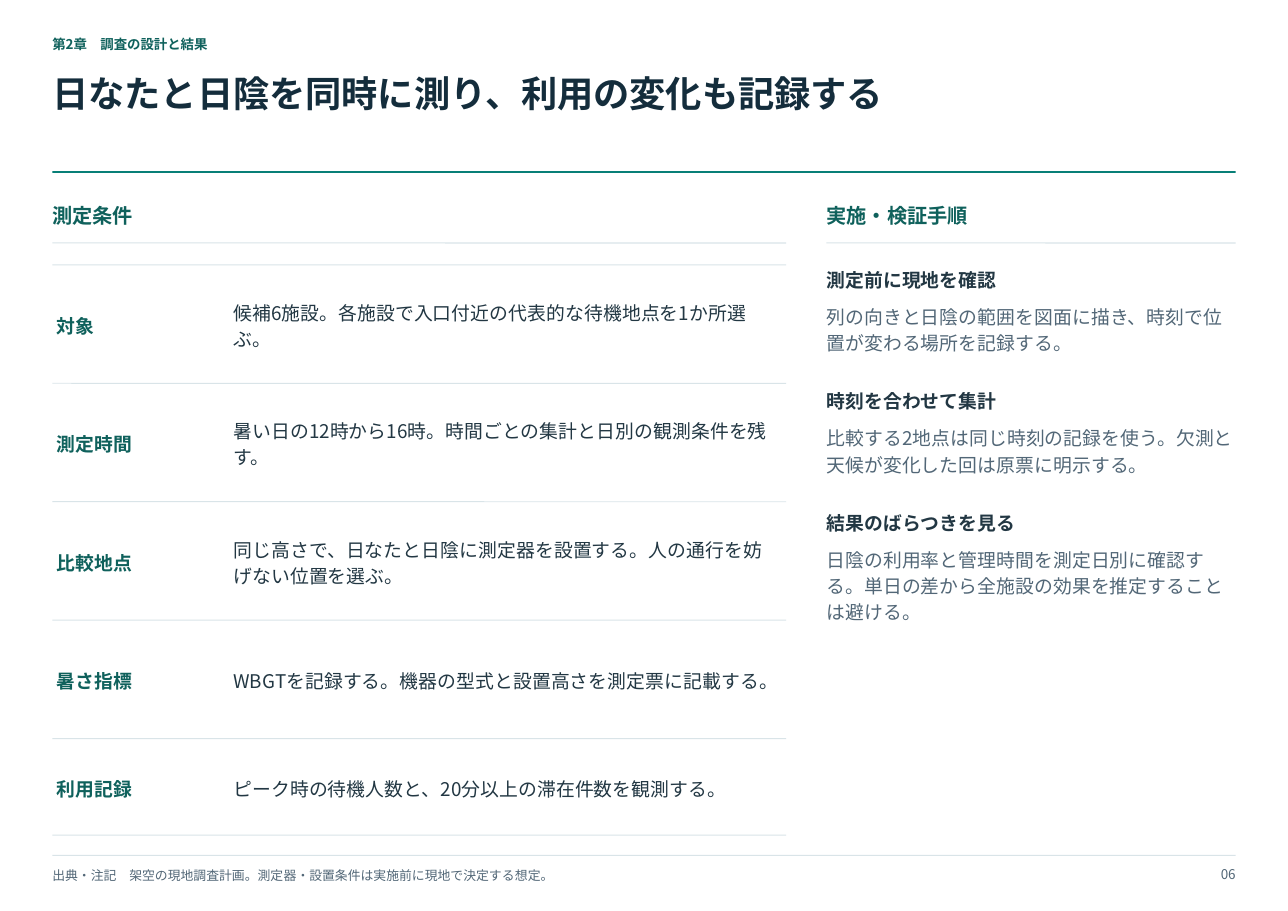
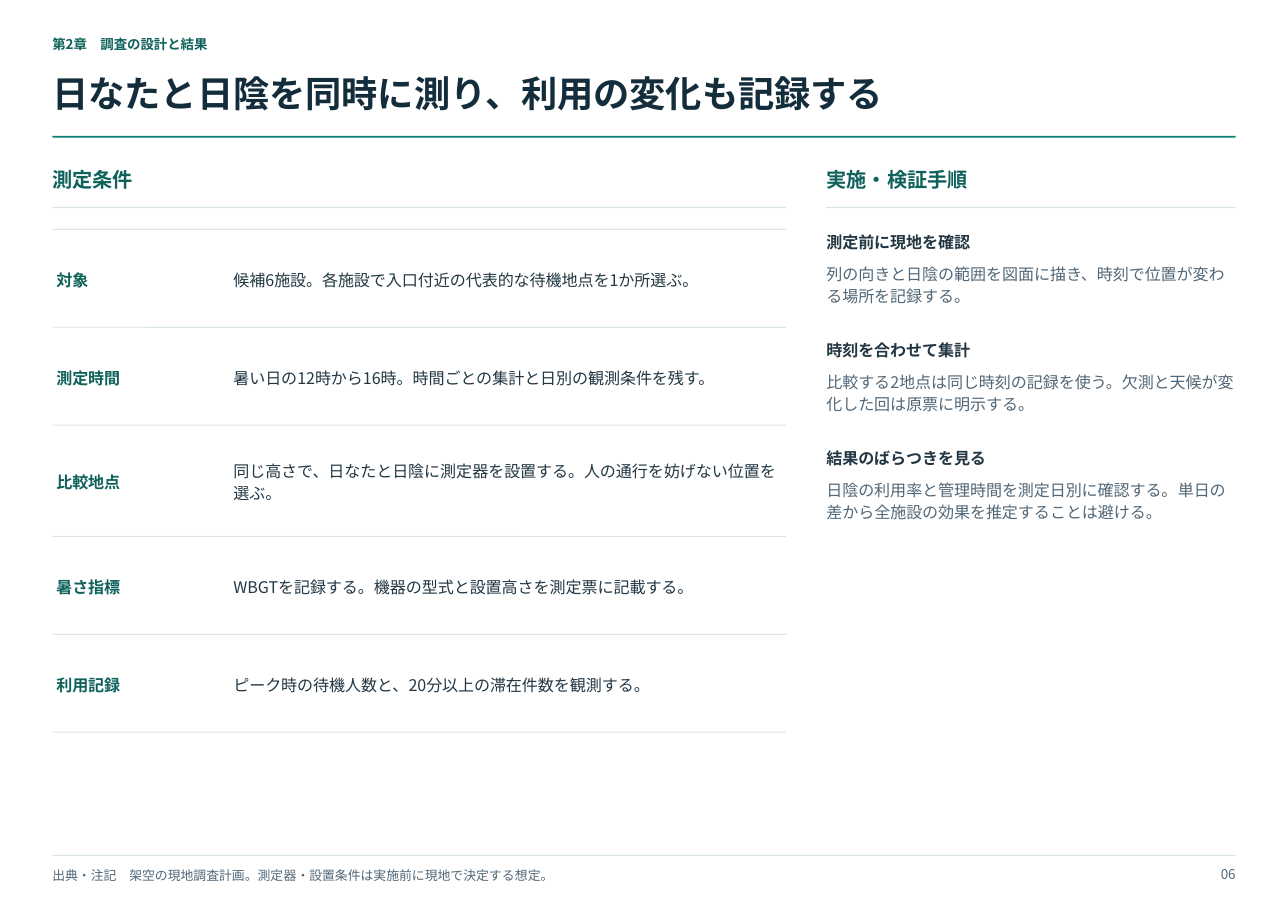
Before and after one commit to sibyl2501/consulting-pptx-templates, a slide deck: slide 6 of consulting_layout_examples.pptx. Drawn at 1288x911 pixels with LibreOffice and Linux fonts; fonts in the diff are those of the drawing. Boxes give left, top, right and bottom in pixels: in the first picture for what was removed or moved away, otherwise in the second. Text is boxed around its words. In the diff, an @@ line names an element or a change of style, - is before the commit and + after.

```diff
--- a/consulting_layout_examples.pptx
+++ b/consulting_layout_examples.pptx
@@ 4 lines, 2 texts: place and size @@
-4 lines, 2 texts at bbox=[52, 172, 1236, 264]
+4 lines, 2 texts at bbox=[52, 137, 1236, 229]
@@ text "対象": place and size @@
-text "対象" at bbox=[56, 317, 94, 335]
+text "対象" at bbox=[56, 272, 88, 288]
@@ text "候補6施設。各施設で入口付近の代表的な待機地点を1か所選ぶ。": place and size @@
-text "候補6施設。各施設で入口付近の代表的な待機地点を1か所選ぶ。" at bbox=[233, 304, 746, 347]
+text "候補6施設。各施設で入口付近の代表的な待機地点を1か所選ぶ。" at bbox=[233, 272, 698, 288]
@@ text "測定前に現地を確認": place and size @@
-text "測定前に現地を確認" at bbox=[826, 271, 996, 289]
+text "測定前に現地を確認" at bbox=[826, 234, 970, 250]
@@ text "列の向きと日陰の範囲を図面に描き、時刻で位置が変わる場所を記録する。": place and size @@
-text "列の向きと日陰の範囲を図面に描き、時刻で位置が変わる場所を記録する。" at bbox=[826, 308, 1222, 352]
+text "列の向きと日陰の範囲を図面に描き、時刻で位置が変わる場所を記録する。" at bbox=[826, 266, 1224, 304]
@@ line moved from (53, 383) - (787, 383) to (53, 327) - (787, 327) @@
@@ text "測定時間": place and size @@
-text "測定時間" at bbox=[56, 435, 132, 453]
+text "測定時間" at bbox=[56, 370, 120, 386]
@@ text "暑い日の12時から16時。時間ごとの集計と日別の観測条件を残す。": place and size @@
-text "暑い日の12時から16時。時間ごとの集計と日別の観測条件を残す。" at bbox=[233, 422, 766, 465]
+text "暑い日の12時から16時。時間ごとの集計と日別の観測条件を残す。" at bbox=[233, 370, 714, 386]
@@ text "時刻を合わせて集計": place and size @@
-text "時刻を合わせて集計" at bbox=[826, 392, 996, 410]
+text "時刻を合わせて集計" at bbox=[826, 342, 970, 358]
@@ text "比較する2地点は同じ時刻の記録を使う。欠測と天候が変化した回は原票に明示する。": place and size @@
-text "比較する2地点は同じ時刻の記録を使う。欠測と天候が変化した回は原票に明示する。" at bbox=[826, 429, 1232, 474]
+text "比較する2地点は同じ時刻の記録を使う。欠測と天候が変化した回は原票に明示する。" at bbox=[826, 374, 1233, 412]
@@ line moved from (53, 501) - (787, 501) to (53, 425) - (787, 425) @@
@@ text "比較地点": place and size @@
-text "比較地点" at bbox=[56, 554, 132, 572]
+text "比較地点" at bbox=[56, 474, 120, 490]
@@ text "同じ高さで、日なたと日陰に測定器を設置する。人の通行を妨げない位置を選ぶ。": place and size @@
-text "同じ高さで、日なたと日陰に測定器を設置する。人の通行を妨げない位置を選ぶ。" at bbox=[233, 541, 762, 585]
+text "同じ高さで、日なたと日陰に測定器を設置する。人の通行を妨げない位置を選ぶ。" at bbox=[233, 463, 775, 500]
@@ text "結果のばらつきを見る": place and size @@
-text "結果のばらつきを見る" at bbox=[826, 514, 1015, 532]
+text "結果のばらつきを見る" at bbox=[826, 450, 986, 466]
@@ text "日陰の利用率と管理時間を測定日別に確認する。単日の差から全施設の効果を推定することは避ける。": place and size @@
-text "日陰の利用率と管理時間を測定日別に確認する。単日の差から全施設の効果を推定することは避ける。" at bbox=[826, 551, 1223, 620]
+text "日陰の利用率と管理時間を測定日別に確認する。単日の差から全施設の効果を推定することは避ける。" at bbox=[826, 482, 1225, 520]
@@ line moved from (53, 620) - (787, 620) to (53, 537) - (787, 537) @@
@@ size 12.3 to 10.5 pt in 16 elements at bbox=[826, 234, 970, 250], bbox=[826, 266, 1224, 304], bbox=[233, 272, 698, 288], bbox=[826, 342, 970, 358], bbox=[56, 272, 88, 288], bbox=[826, 374, 1233, 412], bbox=[826, 450, 986, 466], bbox=[233, 370, 714, 386], bbox=[56, 370, 120, 386], bbox=[233, 463, 775, 500], bbox=[56, 474, 120, 490], bbox=[826, 482, 1225, 520], bbox=[233, 579, 693, 595], bbox=[233, 677, 649, 693], bbox=[56, 677, 120, 693], bbox=[56, 579, 120, 595] @@
@@ text "暑さ指標": place and size @@
-text "暑さ指標" at bbox=[56, 672, 132, 690]
+text "暑さ指標" at bbox=[56, 579, 120, 595]
@@ text "WBGTを記録する。機器の型式と設置高さを測定票に記載する。": place and size @@
-text "WBGTを記録する。機器の型式と設置高さを測定票に記載する。" at bbox=[233, 672, 777, 690]
+text "WBGTを記録する。機器の型式と設置高さを測定票に記載する。" at bbox=[233, 579, 693, 595]
@@ 2 texts, 2 lines: place and size @@
-2 texts, 2 lines at bbox=[53, 738, 787, 835]
+2 texts, 2 lines at bbox=[53, 635, 787, 732]
```
Also in this commit, not shown: 12 other slides changed, 4 other files.
